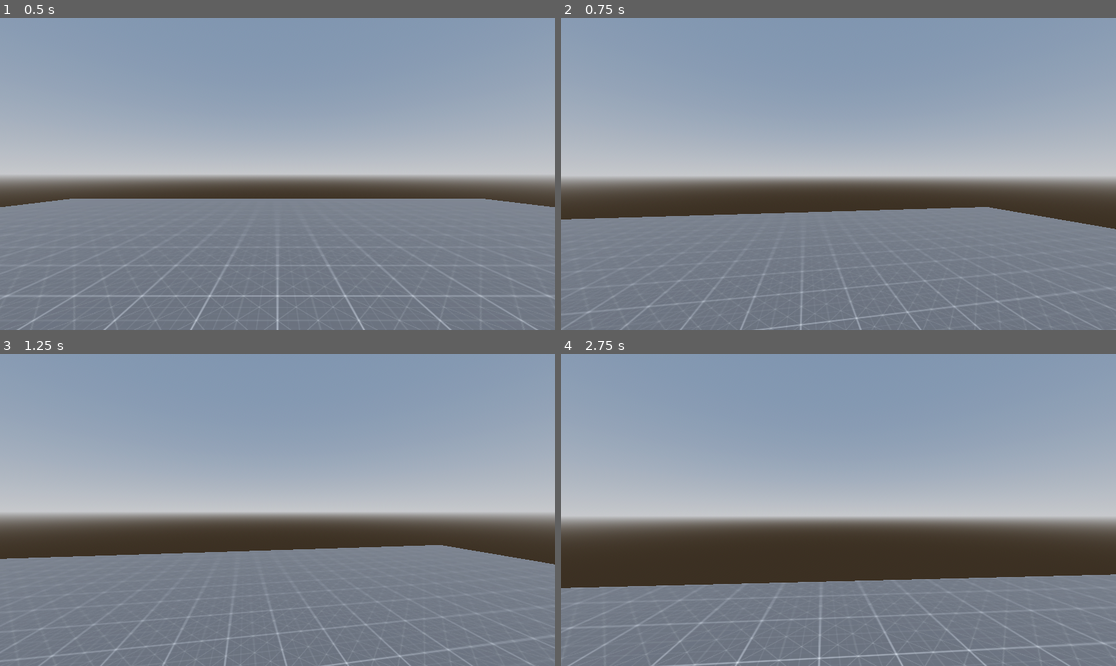
Above: before the commit, frames 1-4 (two rows, left to right).
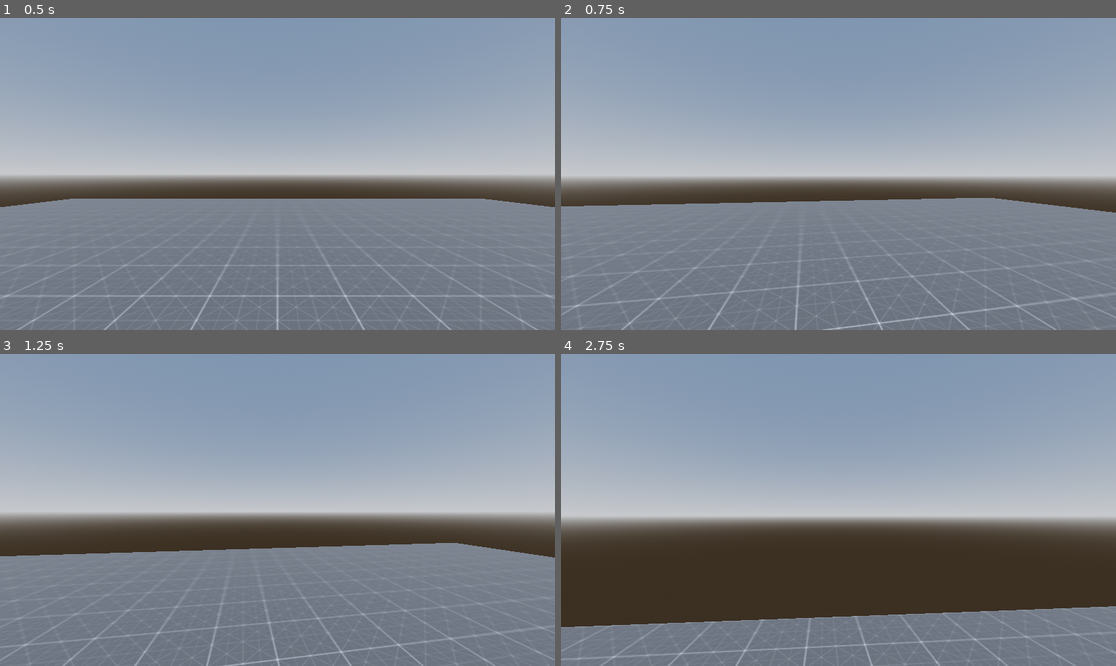
Above: after the commit, the same moments.

Repository: MattSanDev/FPSGame
Game: Godot game, scene res://escenas/main.tscn
Same seed, same stepped clock (60 frames per second), same inputs: the game is played once before the commit and once after it.
Inputs (mouse positions are in pixels of both pictures, inside the frame that each line leads up to):
- Up to frame 1 (0.5 s): no input
- Up to frame 2 (0.75 s): tap Enter (ui_accept) at 0.5 s; move the mouse to (866, 174) at 0.52 s; hold W (forward) from 0.53 s (still down); hold C (crouch) from 0.53 s (still down)
- Up to frame 3 (1.25 s): keep holding W (forward); keep holding C (crouch); tap Space (jump) at 0.77, 1.07 s; tap Shift (sprint) at 0.8 s
- Up to frame 4 (2.75 s): keep holding W (forward); move the mouse to (810, 510) at 1.27 s; release C (crouch) at 1.28 s; tap Shift (sprint) at 1.35 s; tap Space (jump) at 1.52, 1.82, 2.3 s; tap Enter (ui_accept) at 1.55, 2.1 s; move the mouse to (849, 503) at 2.02 s

Frame 1 is identical in both runs. In frame 2, 5.2% of the frame differs, in the area x 0-100%, y 57-100%; in frame 3, 2.3%; in frame 4, 13%, in the area x 0-100%, y 70-100%.

Commit message:
Simplificado Movimiento FPS
Eliminado Agacharse y Esprintar.

Diff:
--- a/scripts/FPSPlayer.gd
+++ b/scripts/FPSPlayer.gd
@@ -4,9 +4,7 @@
 
 # Speed vars
 @export var walking_speed : float = 5.0
-@export var sprinting_speed : float = 8.0
-@export var crouching_speed : float = 3.0
-@export var jump_velocity : float = 4.5
+@export var jump_velocity : float = 3.0
 
 # Get the gravity from the project settings to be synced with RigidBody nodes.
 var gravity: float = ProjectSettings.get_setting("physics/3d/default_gravity")
@@ -15,21 +13,14 @@
 var direction : Vector3 = Vector3.ZERO
 
 var movement_lerp_speed : float = 10.0
-var is_crouching : bool = false
-var is_sprinting : bool = false
-
-var crouch_depth : float = 0.6
 
 @onready var cabeza: Node3D = $Cabeza
-@onready var collider: CollisionShape3D = $Collider
-@onready var ray_cast_3d: RayCast3D = $RayCast3D
 
 func _ready() -> void:
 	Input.mouse_mode = Input.MOUSE_MODE_CAPTURED
 
 
-
-func _input(event: InputEvent) -> void:
+func _unhandled_input(event: InputEvent) -> void:
 	# Rotación de la cámara
 	if event is InputEventMouseMotion:
 		rotate_y(deg_to_rad(-event.relative.x * mouse_sensitivity))
@@ -42,31 +33,15 @@
 
 
 func process_movement(delta : float)-> void:
-	is_crouching = Input.is_action_pressed("crouch")
-	is_sprinting = Input.is_action_pressed("sprint")
 
-	# Crouching
-	if is_crouching:
-		current_speed = crouching_speed
-		cabeza.position.y = lerp(cabeza.position.y, 1.8, delta * movement_lerp_speed)
-		collider.shape.height = lerp(collider.shape.height, 1.0, delta * movement_lerp_speed)
-	# Standing
-	elif not ray_cast_3d.is_colliding():
-		cabeza.position.y = lerp(cabeza.position.y, 1.8, delta * movement_lerp_speed)
-		collider.shape.height = lerp(collider.shape.height, 2.0, delta * movement_lerp_speed)
-		# Sprinting
-		if  is_sprinting and not is_crouching:
-			current_speed = sprinting_speed
-		# Walking
-		else:
-			current_speed = walking_speed
+	current_speed = walking_speed
 
 	# Add the gravity.
 	if not is_on_floor():
 		velocity.y -= gravity * delta
 
 	# Handle Jump.
-	if Input.is_action_just_pressed("ui_accept") and is_on_floor():
+	if Input.is_action_just_pressed("jump") and is_on_floor():
 		velocity.y = jump_velocity
 
 	# Get the input direction and handle the movement/deceleration.
@@ -78,7 +53,7 @@
 		velocity.x = direction.x * current_speed
 		velocity.z = direction.z * current_speed
 	else:
-		velocity.x = move_toward(velocity.x, 0, current_speed)
-		velocity.z = move_toward(velocity.z, 0, current_speed)
+		velocity.x = 0.0
+		velocity.z = 0.0
 
 	move_and_slide()
